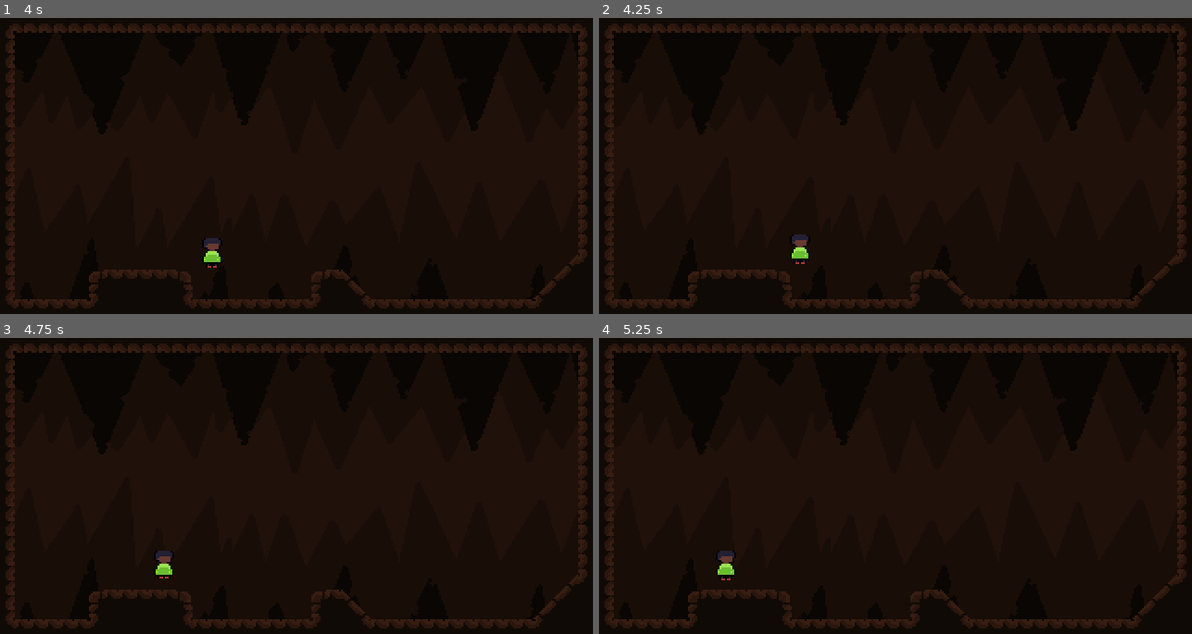
Above: before the commit, frames 1-4 (two rows, left to right).
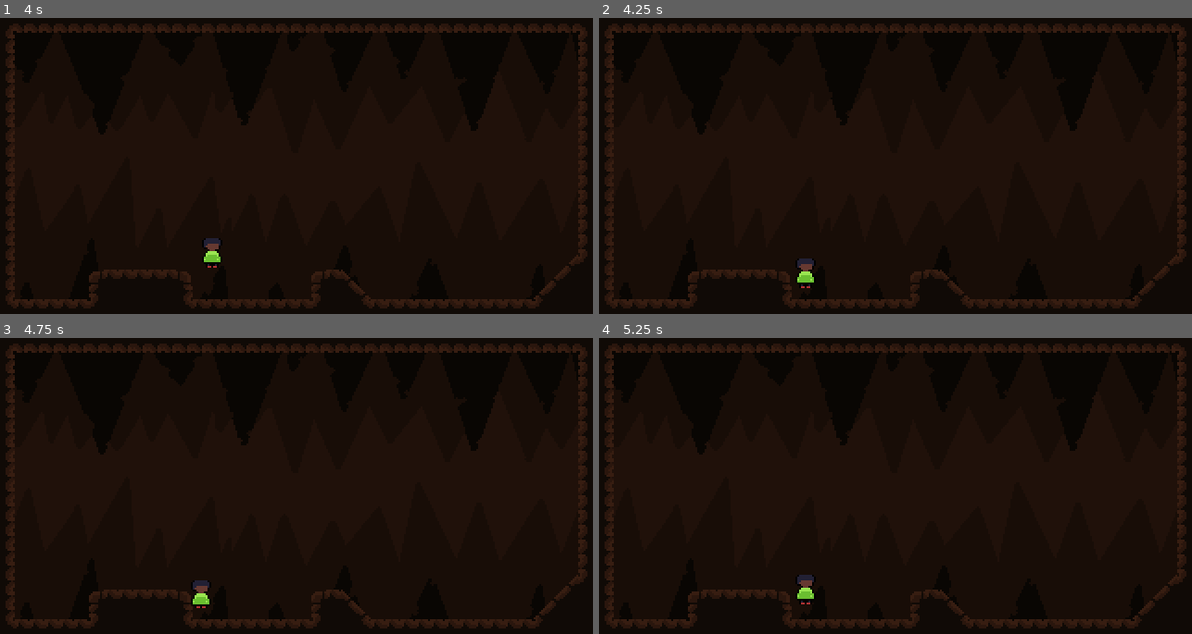
Above: after the commit, the same moments.

Repository: Omegalolchan/Cave_Runner
Game: Godot game, scene res://assets/Scenes/Debug Scene.tscn
Two runs of this game, one before a commit and one after it. Both use one fixed random seed, a clock stepped at 60 frames per second and the inputs below. The project has no main scene, so this scene is started directly.
Inputs:
- Up to frame 1 (4 s): hold Right (moveRight) 0.53-1.28 s; tap C (jump) at 0.6, 0.77, 1.07, 1.52, 1.55, 1.82, 2.1, 3.02, 3.05, 3.32, 3.6, 3.77 s; hold Left (moveLeft) 1.28-2.03 s; tap Down (slide) at 1.35, 2.85 s; hold Right (moveRight) 2.03-3.53 s; hold Left (moveLeft) from 3.53 s (still down)
- Up to frame 2 (4.25 s): keep holding Left (moveLeft); tap C (jump) at 4.07 s
- Up to frame 3 (4.75 s): keep holding Left (moveLeft); tap Down (slide) at 4.35 s; tap C (jump) at 4.52, 4.55 s
- Up to frame 4 (5.25 s): keep holding Left (moveLeft); tap C (jump) at 4.82, 5.1 s

Frame 1 is identical in both runs. In frame 2, 0.4% of the frame differs, in the area x 32-37%, y 73-92%; in frame 3, 0.4%, in the area x 26-36%, y 71-92%; in frame 4, 0.4%.

Commit message:
working on walljump, PLEASE SEND HELP

Diff:
--- a/assets/Scripts/PlayerMovement.gd
+++ b/assets/Scripts/PlayerMovement.gd
@@ -30,22 +30,25 @@
 
 var gravity = (8 * 0.016) * gravity_scale
 
-func JumpInputPress():
-	jump_input = true
-	if on_floor || on_wall:
-		current_jump_time = jump_max_time
-		is_jumping = true
-	current_coyote_time = 0
-	return
-
-func JumpInputRelease():
-	jump_input = false
-	return
-
 func GetInput():
+	var JumpInputPress = func():
+		jump_input = true
+		if on_floor:
+			current_jump_time = jump_max_time
+			is_jumping = true
+		current_coyote_time = 0
+		if on_wall:
+			current_jump_time = jump_max_time
+		return
+
+	var JumpInputRelease = func():
+		jump_input = false
+		return
+
 	direction = Input.get_axis("moveLeft", "moveRight")
-	if(Input.is_action_just_pressed("jump")): JumpInputPress()
-	if(Input.is_action_just_released("jump")): JumpInputRelease()
+	if(Input.is_action_just_pressed("jump")): JumpInputPress.call()
+	if(Input.is_action_just_released("jump")): JumpInputRelease.call()
+
 
 	if Input.is_action_pressed("slide"):
 		slide_input = true
@@ -79,10 +82,10 @@
 		if current_jump_time == jump_max_time - 1 && jump_turn:
 			added_velocity.x = modulus(added_velocity.x) * direction
 			jump_turn = false
-		if on_wall:
-			position.x += sign(-wall_raycast.position.x + position.x)
-			added_velocity.x += sign(-wall_raycast.position.x + position.x) * FPS_DELTA * -jump_speed / 4
-			pass
+
+	if on_wall and jump_input:
+		position.x += sign(-wall_raycast.position.x + position.x)
+		added_velocity.x += sign(-wall_raycast.position.x + position.x) * FPS_DELTA * -jump_speed / 2
 	#endregion
 
 	base_velocity.x = direction * WALK_SPEED
@@ -153,13 +156,14 @@
 	if on_floor && !is_sliding && direction != sign(added_velocity.x):
 		added_velocity.x += -sign(added_velocity.x) * velocity_neutral_deccel * FPS_DELTA
 	elif on_floor && !is_sliding:
-		added_velocity.x += -sign(added_velocity.x) * velocity_neutral_deccel / 2* FPS_DELTA
+		added_velocity.x += -sign(added_velocity.x) * velocity_neutral_deccel / 2 * FPS_DELTA
 
 	if !on_floor:
 		added_velocity.x += -sign(added_velocity.x) * velocity_neutral_deccel / 4 * FPS_DELTA
 
 	if modulus(added_velocity.x) < 0.1:
 			added_velocity.x = 0
+
 	return
 
 func Slide():
